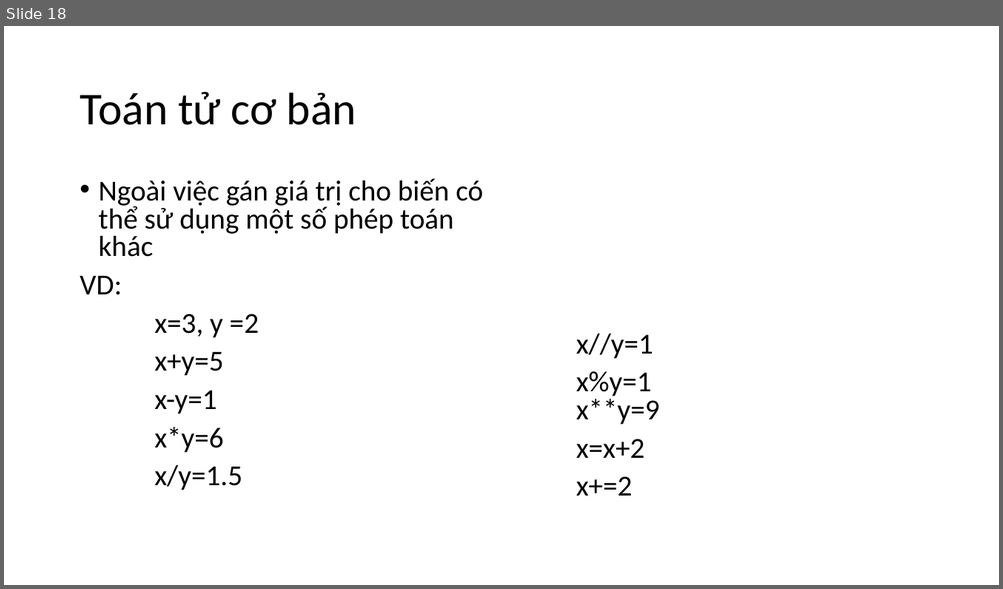
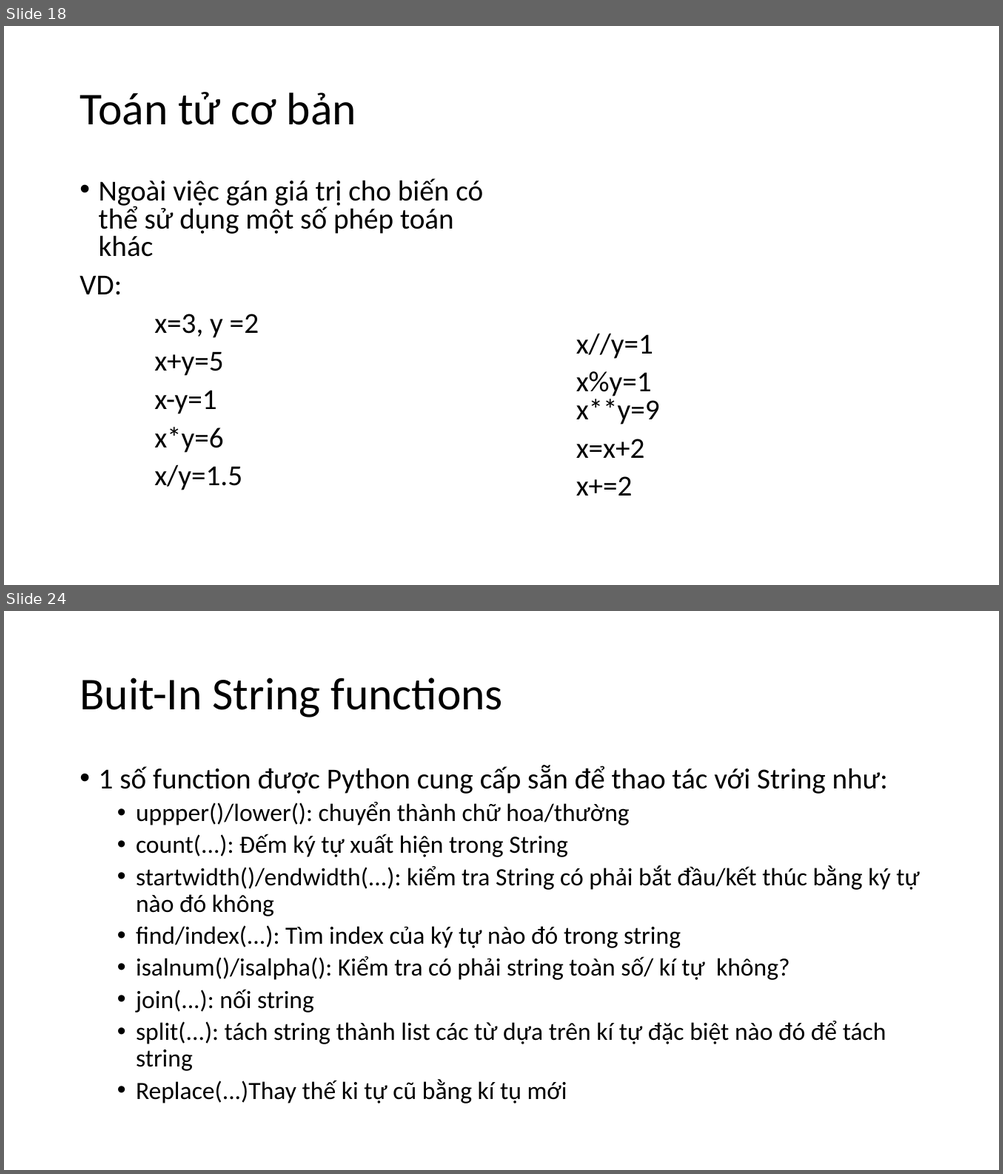
Before and after one commit to levinhhoang16/PyOpenCVCourse, a slide deck: Lecture/PythonCoban.pptx. Shown one above the other, each under a label of ours: slide 18 before the commit, slides 18 and 24 after it; the slides between them are not shown. The pictures are 1003x589 and 1003x1174 pixels, drawn with LibreOffice and Linux fonts; fonts in the diff are those of the drawing. Boxes give left, top, right and bottom in pixels: in the first picture for what was removed or moved away, otherwise in the second. Text is boxed around its words. In the diff, an @@ line names an element or a change of style, - is before the commit and + after.

```diff
--- a/Lecture/PythonCoban.pptx
+++ b/Lecture/PythonCoban.pptx
@@ slide 24 added at (4, 611, 999, 1170), background #FFFFFF @@
@@ title added at (79, 678, 503, 718), 44 pt, text #000000 @@
+Buit-In String functions
@@ text added at (99, 765, 919, 1104), 24 pt, text #000000 @@
+• 1 số function được Python cung cấp sẵn để thao tác với String như:
+  • uppper()/lower(): chuyển thành chữ hoa/thường
+  • count(...): Đếm ký tự xuất hiện trong String
+  • startwidth()/endwidth(...): kiểm tra String có phải bắt đầu/kết thúc bằng ký tự nào đó không
+  • find/index(...): Tìm index của ký tự nào đó trong string
+  • isalnum()/isalpha(): Kiểm tra có phải string toàn số/ kí tự không?
+  • join(...): nối string
+  • split(...): tách string thành list các từ dựa trên kí tự đặc biệt nào đó để tách string
+  • Replace(...)Thay thế ki tự cũ bằng kí tụ mới
```
Also in this commit, not shown: 1 slide changed, 14 other slides added.
